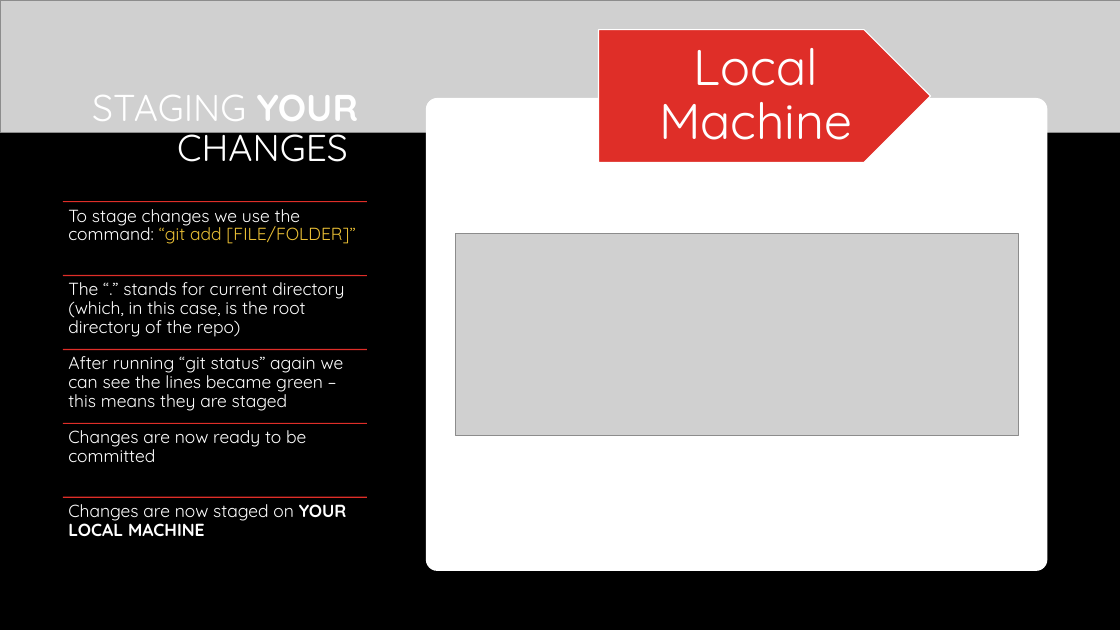
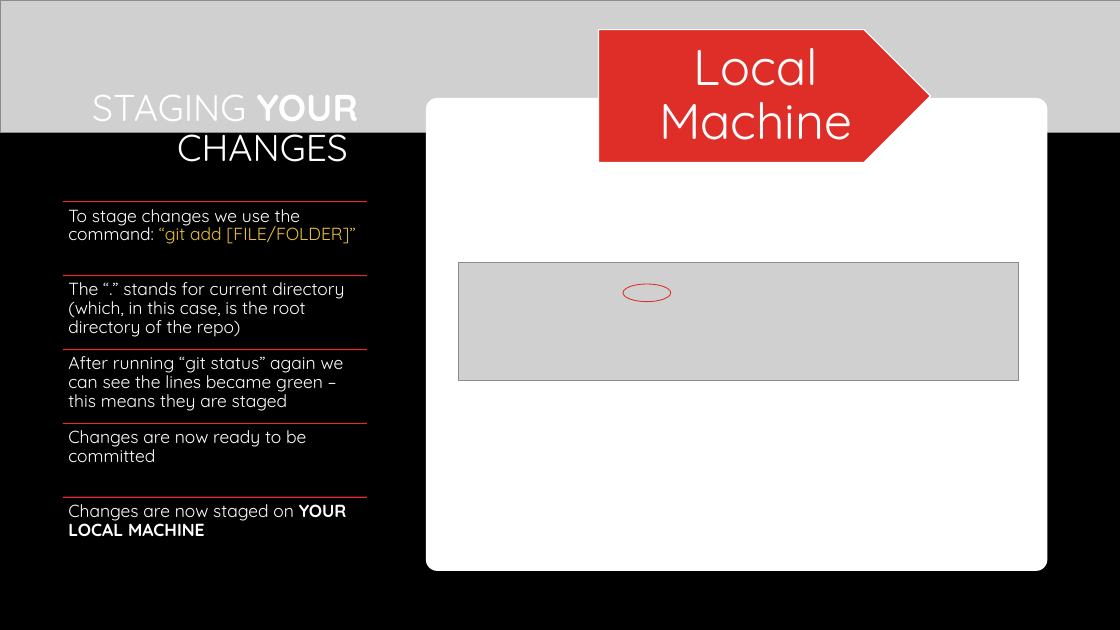
Before and after one commit to shachash1984/Tiltan_UnrealEngineCourse, a slide deck: slide 7 of Classes/Class_1/Git Helper.pptx. Drawn at 1120x630 pixels with LibreOffice and Linux fonts; fonts in the diff are those of the drawing; grey boxes stand for pictures; background and template pictures are left out. Boxes give left, top, right and bottom in pixels: in the first picture for what was removed or moved away, otherwise in the second. Text is boxed around its words. In the diff, an @@ line names an element or a change of style, - is before the commit and + after.

```diff
--- a/Classes/Class_1/Git Helper.pptx
+++ b/Classes/Class_1/Git Helper.pptx
@@ picture resized from (x1=455, y1=233, x2=1018, y2=435) to (x1=459, y1=262, x2=1018, y2=381) @@
@@ ellipse added at (x1=623, y1=284, x2=671, y2=302), outline #DF2E28 0.75 pt @@
```
Also in this commit, not shown: 4 other slides changed, 1 slide added.
